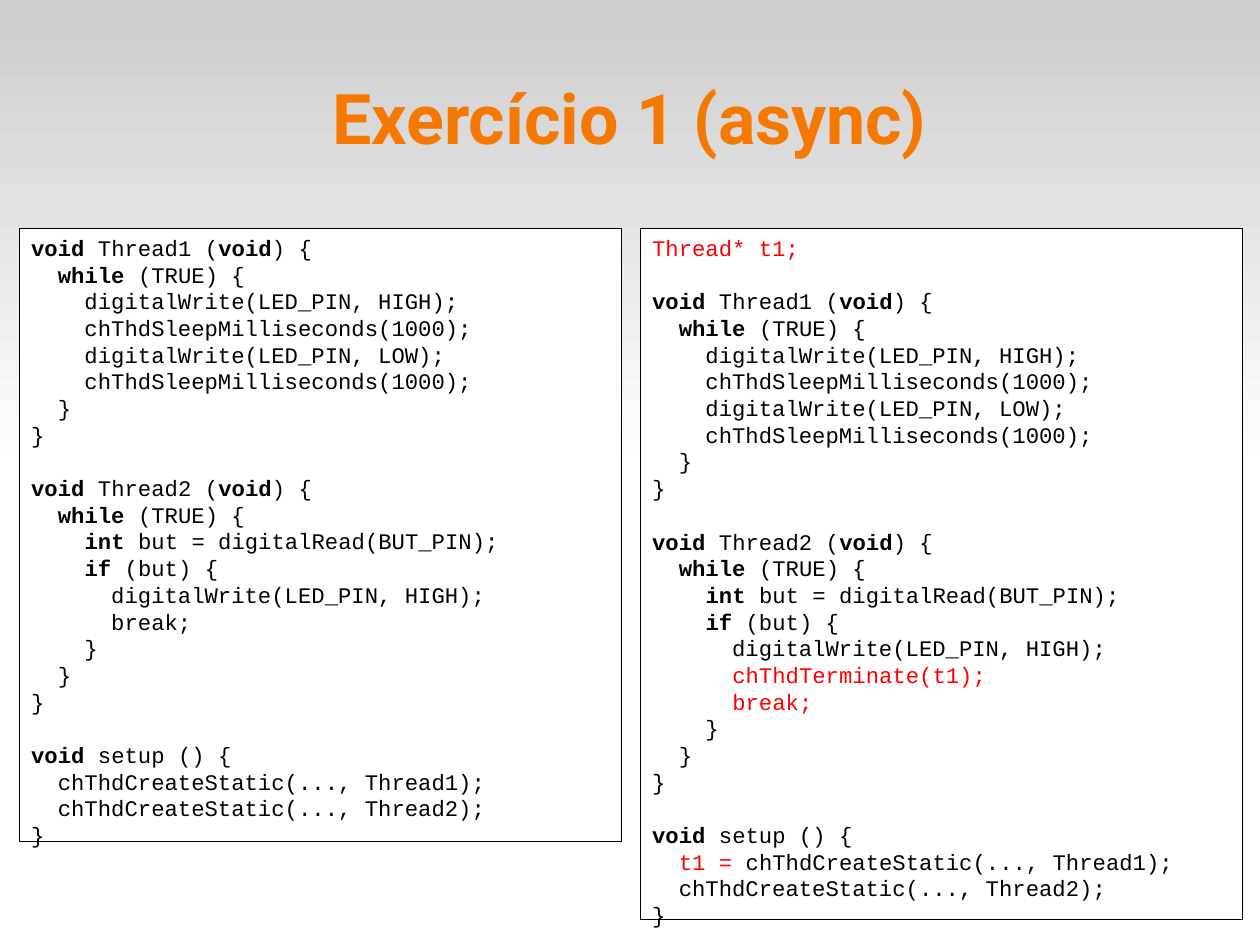
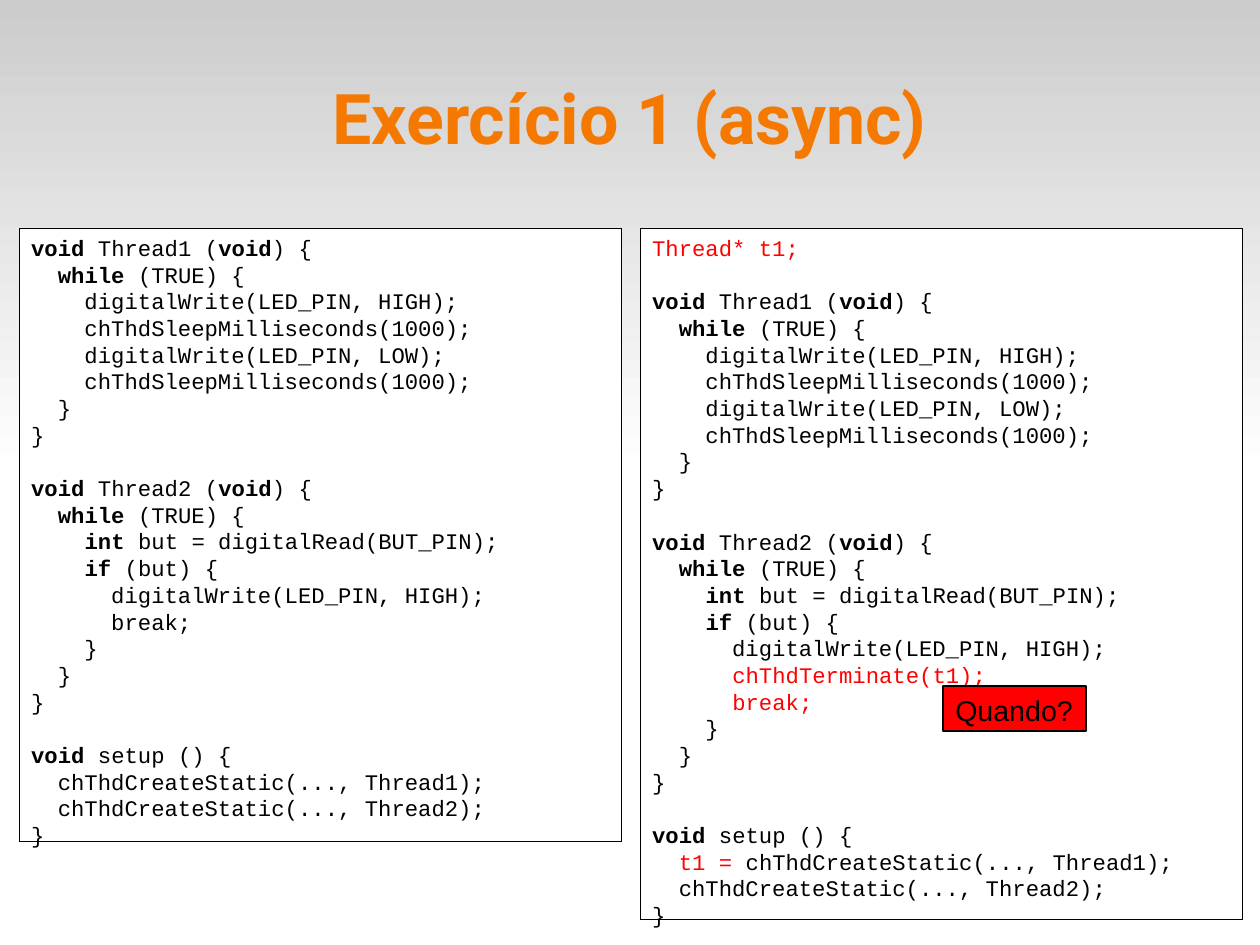
Before and after one commit to fsantanna-uerj/reativos, a slide deck: slide 15 of slides/03_modelos.odp. Drawn at 1260x945 pixels with LibreOffice and Linux fonts; fonts in the diff are those of the drawing. Boxes give left, top, right and bottom in pixels: in the first picture for what was removed or moved away, otherwise in the second. Text is boxed around its words. In the diff, an @@ line names an element or a change of style, - is before the commit and + after.

```diff
--- a/slides/03_modelos.odp
+++ b/slides/03_modelos.odp
@@ rectangle added at [943, 686, 1086, 732], fill #FF0000, outline #000000 1.45 pt, 18 pt, text #000000 @@
+Quando?
```
Also in this commit, not shown: 1 other slide changed, 5 other files.
